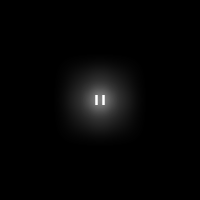
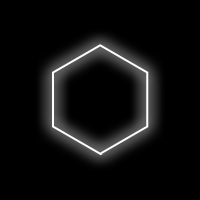
Layered file, before and after one edit (200x200). Changes by layer:
added layer "Shield" above "AsistantBullet 1 Top" over (x1=52, y1=44, x2=149, y2=156)
hid "AsistantBullet 1 Top" over (x1=95, y1=95, x2=105, y2=105)
hid "AsistantBullet 1 Bottom" over (x1=95, y1=95, x2=105, y2=105)
